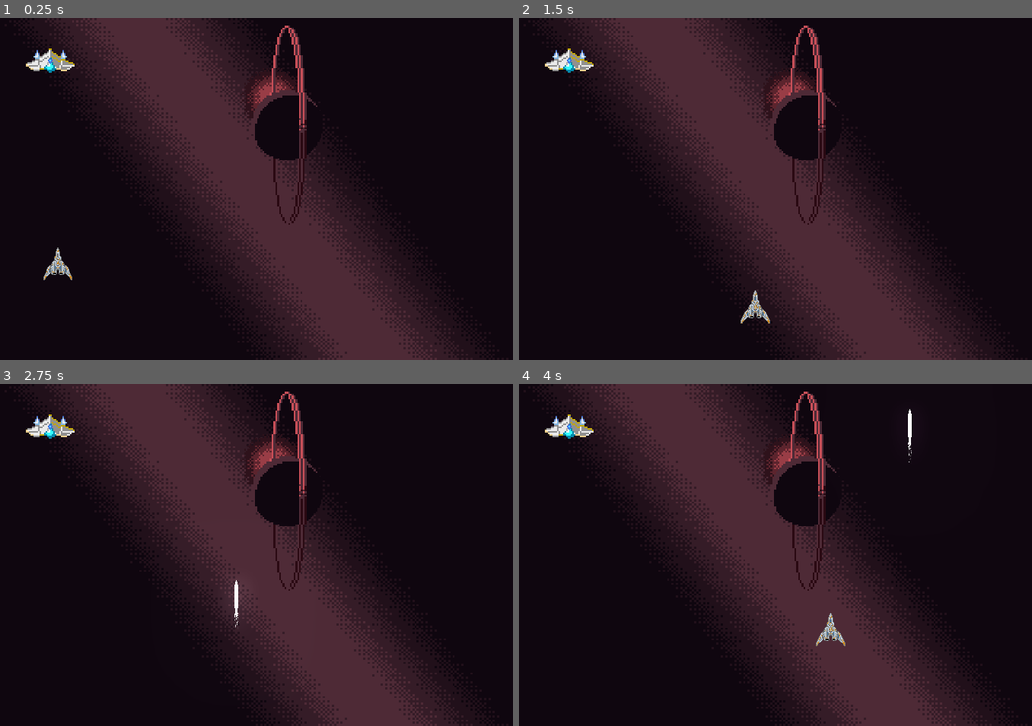
Above: before the commit, frames 1-4 (two rows, left to right).
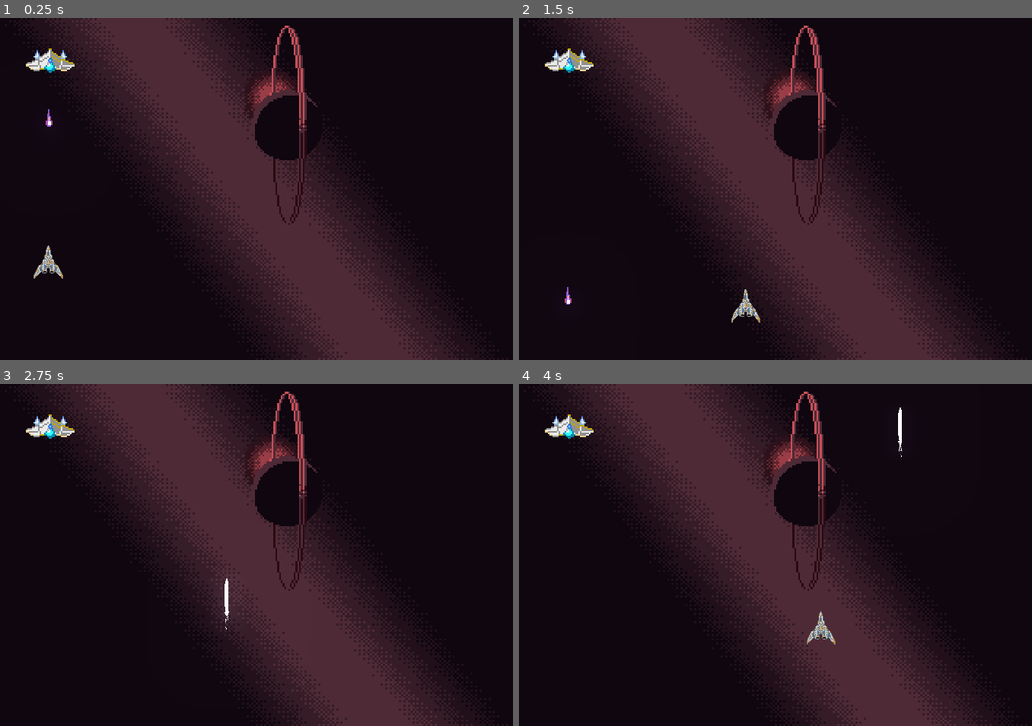
Above: after the commit, the same moments.

Repository: CharlExMachina/light-x-dark
Game: Godot game, scene res://stage_1/Stage1.tscn
The game is run twice, just before and just after one commit, with the same random seed, the same clock (stepped at 60 frames per second) and the same inputs.
Inputs:
- Up to frame 1 (0.25 s): no input
- Up to frame 2 (1.5 s): hold Right (move_right) 0.53-1.28 s; tap E (dark_mode_switch) at 0.6 s; hold Down (move_down) from 1.28 s (still down); tap Q (light_mode_switch) at 1.35 s
- Up to frame 3 (2.75 s): release Down (move_down) at 2.03 s; hold Right (move_right) from 2.03 s (still down); hold Space (shoot) from 2.03 s (still down)
- Up to frame 4 (4 s): release Right (move_right) at 2.78 s; release Space (shoot) at 2.78 s; hold Up (move_up) 2.78-3.53 s; tap E (dark_mode_switch) at 2.85 s; hold Left (move_left) from 3.53 s (still down); tap Q (light_mode_switch) at 3.6 s

The runs differ from the first frame. In frame 1, 0.4% of the frame differs, in the area x 6-15%, y 26-77%; in frame 2, 0.4%; in frame 3, 0.2%; in frame 4, 0.5%, in the area x 56-77%, y 6-77%.

Commit message:
WIP

Diff:
--- a/Shining Darkness/common/beam/Beam.gd
+++ b/Shining Darkness/common/beam/Beam.gd
@@ -9,3 +9,15 @@
 
 func _on_DisappearDelay_timeout():
 	queue_free()
+
+
+func _on_EnemyDarkBeam_area_entered(area: Area2D) -> void:
+	# check if player is in the dark collision layer
+	var is_expecting_dark_beams = area.get_collision_mask_bit(2)
+	var is_expecting_light_beams = area.get_collision_mask_bit(3)
+
+	print("Light collision mask", is_expecting_dark_beams, "dark collision mask", is_expecting_dark_beams, " ", area.name)
+
+	if is_expecting_dark_beams:
+		# it only destroys itself if the player is in light mode
+		queue_free()
--- a/Shining Darkness/enemies/basic/beams/EnemyDarkBeam.tscn
+++ b/Shining Darkness/enemies/basic/beams/EnemyDarkBeam.tscn
@@ -5,6 +5,7 @@
 [ext_resource path="res://enemies/basic/beams/sprites/enemy_dark_beam_interior-export.png" type="Texture" id=3]
 
 [node name="EnemyDarkBeam" instance=ExtResource( 1 )]
+collision_layer = 8
 movement_speed = -300.0
 
 [node name="Sprite" parent="." index="1"]
@@ -26,3 +27,5 @@
 scale = Vector2( 0.656905, 0.656905 )
 texture = ExtResource( 3 )
 hframes = 2
+
+[connection signal="area_entered" from="." to="." method="_on_EnemyDarkBeam_area_entered"]
--- a/Shining Darkness/player/Player.gd
+++ b/Shining Darkness/player/Player.gd
@@ -13,6 +13,7 @@
 onready var _ship_sprite = $PlayerShipSprite
 onready var _dark_beam_timer = $DarkBeamDelay
 onready var _light_beam_timer = $LightBeamDelay
+onready var _hitbox = $Hitbox
 
 var _light_beam_scene = preload("res://player/beams/LightBeam.tscn")
 var _dark_beam_scene = preload("res://player/beams/DarkBeam.tscn")
@@ -32,6 +33,10 @@
 	_x_limits = get_viewport_rect().size.x
 	var ship_sprite_frame_width = _ship_sprite.get_rect().size.x * _ship_sprite.transform.get_scale().x / 2.0
 	_sprite_size = ship_sprite_frame_width
+
+	# light mode default
+	set_collision_mask_bit(3, true) # enables collision with dark beams
+	set_collision_mask_bit(2, false) # disables collision with light beams
 
 
 func _process(delta: float) -> void:
--- a/Shining Darkness/player/beams/DarkBeam.tscn
+++ b/Shining Darkness/player/beams/DarkBeam.tscn
@@ -10,7 +10,6 @@
 
 [node name="DarkBeam" instance=ExtResource( 1 )]
 script = ExtResource( 3 )
-normalized_direction = null
 movement_speed = 900.0
 
 [node name="CollisionShape2D" parent="." index="0"]
--- a/Shining Darkness/player/beams/LightBeam.tscn
+++ b/Shining Darkness/player/beams/LightBeam.tscn
@@ -7,6 +7,10 @@
 [ext_resource path="res://player/beams/sprites/trace_03.png" type="Texture" id=5]
 [ext_resource path="res://player/beams/sprites/trace_01.png" type="Texture" id=6]
 [ext_resource path="res://player/beams/sounds/placeholder.wav" type="AudioStream" id=7]
+
+[sub_resource type="CapsuleShape2D" id=10]
+radius = 3.0
+height = 54.0
 
 [sub_resource type="CanvasItemMaterial" id=3]
 
@@ -66,20 +70,20 @@
 scale_curve = SubResource( 7 )
 color_ramp = SubResource( 5 )
 
-[sub_resource type="CapsuleShape2D" id=10]
-radius = 3.0
-height = 54.0
-
 [node name="LightBeam" instance=ExtResource( 2 )]
 movement_speed = 600.0
 
-[node name="Sprite" parent="." index="0"]
+[node name="CollisionShape2D" parent="." index="0"]
+position = Vector2( 0, -5 )
+shape = SubResource( 10 )
+
+[node name="Sprite" parent="." index="1"]
 self_modulate = Color( 2, 2, 2, 1 )
 scale = Vector2( 1, 2.416 )
 z_index = -10
 texture = ExtResource( 1 )
 
-[node name="Particles2D" parent="." index="2"]
+[node name="Particles2D" parent="." index="3"]
 self_modulate = Color( 2.5, 2.5, 2.5, 1 )
 material = SubResource( 3 )
 position = Vector2( 0, 25 )
@@ -89,9 +93,6 @@
 process_material = SubResource( 2 )
 texture = SubResource( 8 )
 
-[node name="ShootSound" parent="." index="3"]
-stream = ExtResource( 7 )
-
 [node name="Dot Particles" type="Particles2D" parent="." index="4"]
 self_modulate = Color( 2.5, 2.5, 2.5, 1 )
 material = SubResource( 3 )
@@ -100,6 +101,5 @@
 preprocess = 1.95
 process_material = SubResource( 9 )
 
-[node name="CollisionShape2D" parent="." index="5"]
-position = Vector2( 0, -5 )
-shape = SubResource( 10 )
+[node name="ShootSound" parent="." index="5"]
+stream = ExtResource( 7 )
--- a/Shining Darkness/stage_1/Stage1.tscn
+++ b/Shining Darkness/stage_1/Stage1.tscn
@@ -1,10 +1,11 @@
-[gd_scene load_steps=6 format=2]
+[gd_scene load_steps=7 format=2]
 
 [ext_resource path="res://player/Player.tscn" type="PackedScene" id=1]
 [ext_resource path="res://stage_1/sprites/parallax_space_backgound.png" type="Texture" id=2]
 [ext_resource path="res://stage_1/sprites/parallax_space_ring_planet.png" type="Texture" id=3]
 [ext_resource path="res://default_env.tres" type="Environment" id=4]
 [ext_resource path="res://enemies/basic/BasicEnemyLight.tscn" type="PackedScene" id=5]
+[ext_resource path="res://enemies/basic/beams/EnemyDarkBeam.tscn" type="PackedScene" id=6]
 
 [node name="Stage1" type="Node"]
 
@@ -29,7 +30,7 @@
 stretch_mode = 5
 
 [node name="Player" parent="." instance=ExtResource( 1 )]
-position = Vector2( 248, 517 )
+position = Vector2( 228, 514 )
 
 [node name="WorldEnvironment" type="WorldEnvironment" parent="."]
 environment = ExtResource( 4 )
@@ -37,3 +38,6 @@
 [node name="BasicEnemyLight" parent="." instance=ExtResource( 5 )]
 position = Vector2( 232, 90 )
 z_index = 0
+
+[node name="EnemyDarkBeam" parent="." instance=ExtResource( 6 )]
+position = Vector2( 230, 136 )
